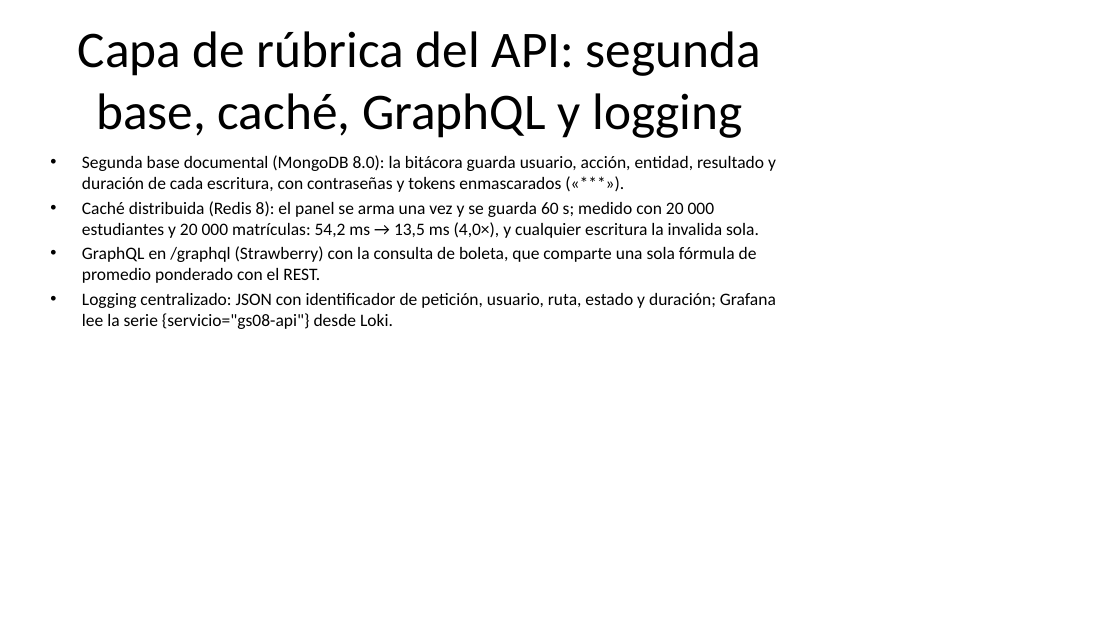
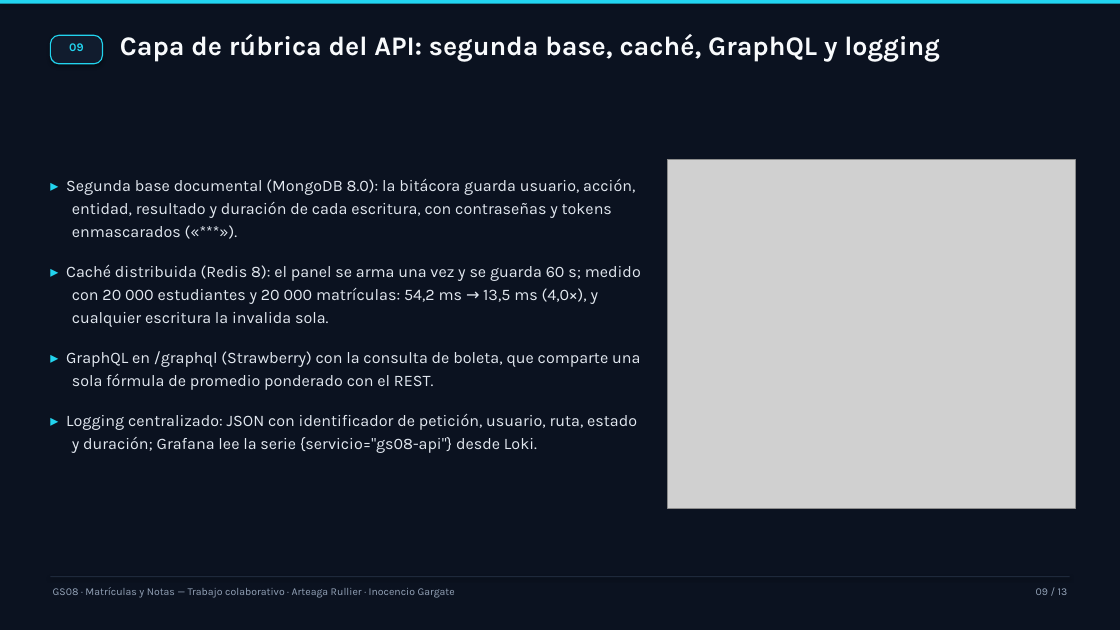
Before and after one commit to rarteagar/gs08-matriculas, a slide deck: slide 9 of docs/informe/exposicion-gs08-2026-10-13.pptx. Drawn at 1120x630 pixels with LibreOffice and Linux fonts; fonts in the diff are those of the drawing; grey boxes stand for pictures. Boxes give left, top, right and bottom in pixels: in the first picture for what was removed or moved away, otherwise in the second. Text is boxed around its words. In the diff, an @@ line names an element or a change of style, - is before the commit and + after.

Commit message:
feat(deck): rediseno completo de la presentacion con ilustraciones generadas
Se rehace el deck con una linea grafica propia: fondo navy, acento cian, tarjetas,
vinetas con sangria, pie con numeracion y seis ilustraciones isometricas generadas
con nano-banana-2 (portada, arquitectura, API, datos hibridos, seguridad y
accesibilidad). La portada usa un degradado para integrar la ilustracion, la
ultima lamina cierra con cuatro indicadores (121 pruebas, 90 %, 25 del SPA, 5/5
jobs) y se corrige la vieta de Kubernetes (se levanto el 22/09 y hoy esta apagado).
El deck clasico queda como respaldo.

```diff
--- a/docs/informe/exposicion-gs08-2026-10-13.pptx
+++ b/docs/informe/exposicion-gs08-2026-10-13.pptx
@@ rectangle added at bbox=[0, 0, 1120, 630], fill #0B1220 @@
@@ rectangle added at bbox=[0, 0, 1120, 3], fill #22D3EE @@
@@ text "Capa de rúbrica del API: ...": place and size @@
-text "Capa de rúbrica del API: ..." at bbox=[78, 31, 761, 138]
+text "Capa de rúbrica del API: ..." at bbox=[120, 34, 940, 62]
@@ text "Capa de rúbrica del API: ..." at bbox=[120, 34, 940, 62]: size 44 to 23 pt, font Calibri to Karla, text colour #000000 to #F8FAFC, bold on; alignment centre to left; vertical alignment middle to top @@
@@ rounded rectangle added at bbox=[50, 35, 103, 64], fill #111C2E, outline #22D3EE 1 pt @@
@@ text added at bbox=[69, 43, 83, 51], 10 pt, text #22D3EE, bold @@
+09
@@ text at bbox=[66, 179, 641, 453]: text changed; size 15 to 13.8 pt; font Calibri to Karla; text colour #000000 to #E2E8F0 @@
-• Segunda base documental (MongoDB 8.0): la bitácora guarda usuario, acción, entidad, resultado y duración de cada escritura, con contraseñas y tokens enmascarados («***»).
-• Caché distribuida (Redis 8): el panel se arma una vez y se guarda 60 s; medido con 20 000 estudiantes y 20 000 matrículas: 54,2 ms → 13,5 ms (4,0×), y cualquier escritura la invalida sola.
-• GraphQL en /graphql (Strawberry) con la consulta de boleta, que comparte una sola fórmula de promedio ponderado con el REST.
-• Logging centralizado: JSON con identificador de petición, usuario, ruta, estado y duración; Grafana lee la serie {servicio="gs08-api"} desde Loki.
+▸ Segunda base documental (MongoDB 8.0): la bitácora guarda usuario, acción, entidad, resultado y duración de cada escritura, con contraseñas y tokens enmascarados («***»).
+▸ Caché distribuida (Redis 8): el panel se arma una vez y se guarda 60 s; medido con 20 000 estudiantes y 20 000 matrículas: 54,2 ms → 13,5 ms (4,0×), y cualquier escritura la invalida sola.
+▸ GraphQL en /graphql (Strawberry) con la consulta de boleta, que comparte una sola fórmula de promedio ponderado con el REST.
+▸ Logging centralizado: JSON con identificador de petición, usuario, ruta, estado y duración; Grafana lee la serie {servicio="gs08-api"} desde Loki.
@@ picture added at bbox=[668, 160, 1075, 508] @@
@@ rectangle added at bbox=[50, 576, 1070, 577], fill #1E293B @@
@@ text added at bbox=[53, 587, 455, 598], 9 pt, text #94A3B8 @@
+GS08 · Matrículas y Notas — Trabajo colaborativo · Arteaga Rullier · Inocencio Gargate
@@ text added at bbox=[1036, 588, 1068, 595], 9 pt, text #94A3B8 @@
+09 / 13
```
Also in this commit, not shown: 12 other slides changed, 2 other files.
